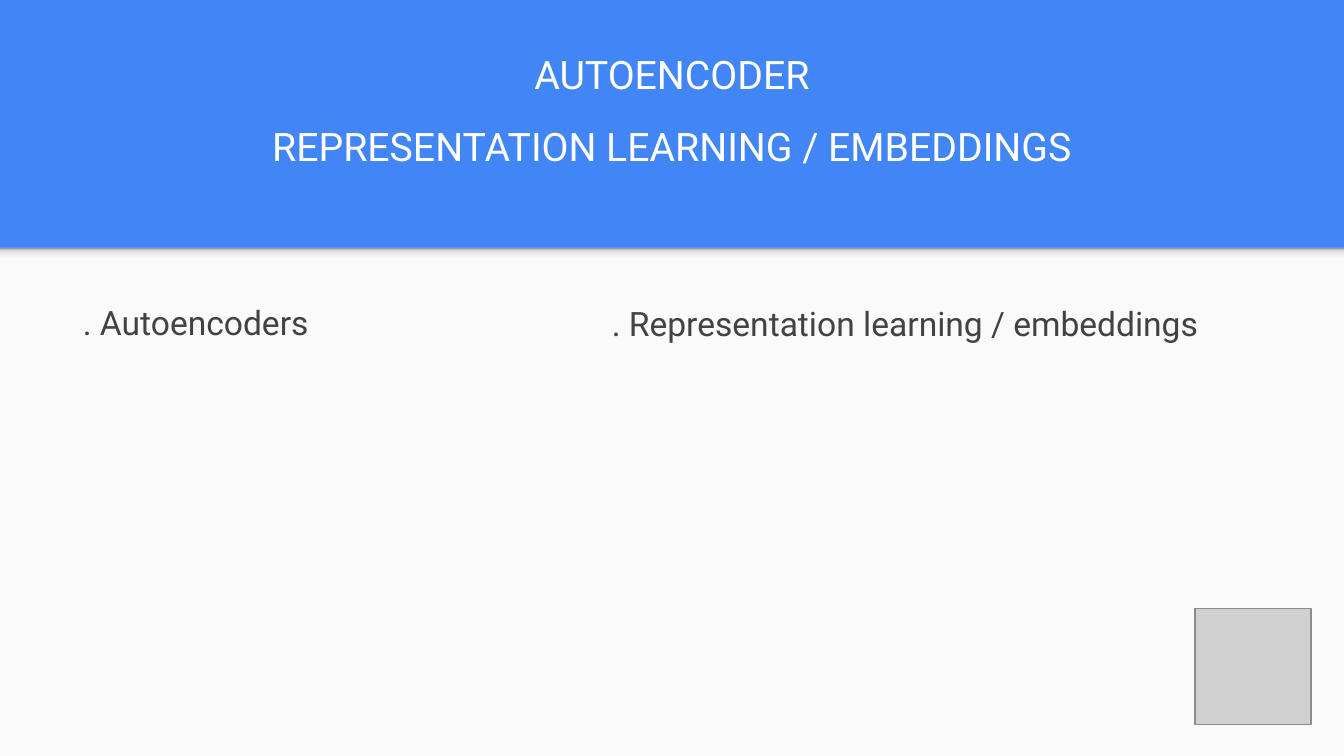
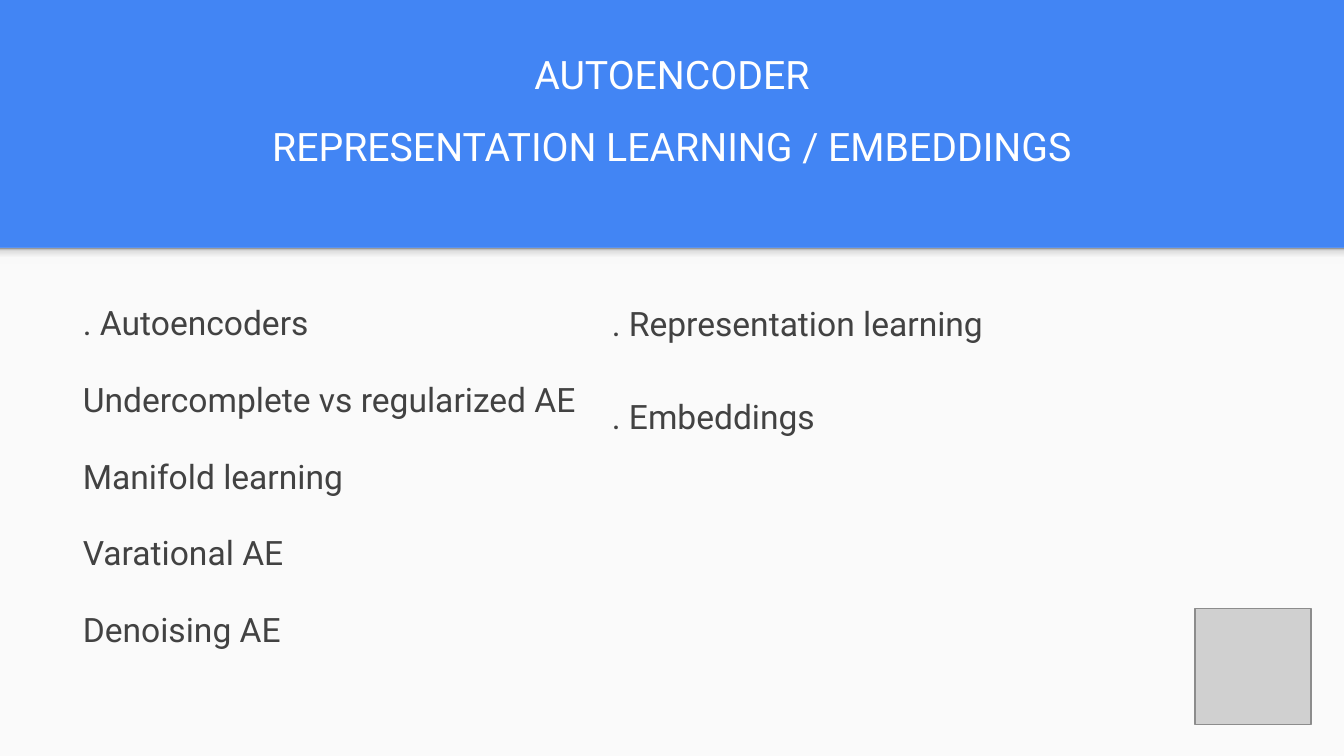
Before and after one commit to FIUBA-Posgrado-Inteligencia-Artificial/aprendizaje_profundo, a slide deck: slide 2 of clase_7/teoria/Clase_7.pptx. Drawn at 1344x756 pixels with LibreOffice and Linux fonts; fonts in the diff are those of the drawing; grey boxes stand for pictures. Boxes give left, top, right and bottom in pixels: in the first picture for what was removed or moved away, otherwise in the second. Text is boxed around its words. In the diff, an @@ line names an element or a change of style, - is before the commit and + after.

```diff
--- a/clase_7/teoria/Clase_7.pptx
+++ b/clase_7/teoria/Clase_7.pptx
@@ text at [629, 311, 983, 436]: text changed @@
-. Representation learning / embeddings
+. Representation learning
+. Embeddings
@@ text at [83, 387, 575, 649]: paragraphs added @@
+Undercomplete vs regularized AE
+Manifold learning
+Varational AE
+Denoising AE
```
Also in this commit, not shown: 2 other slides changed, 1 other file.
